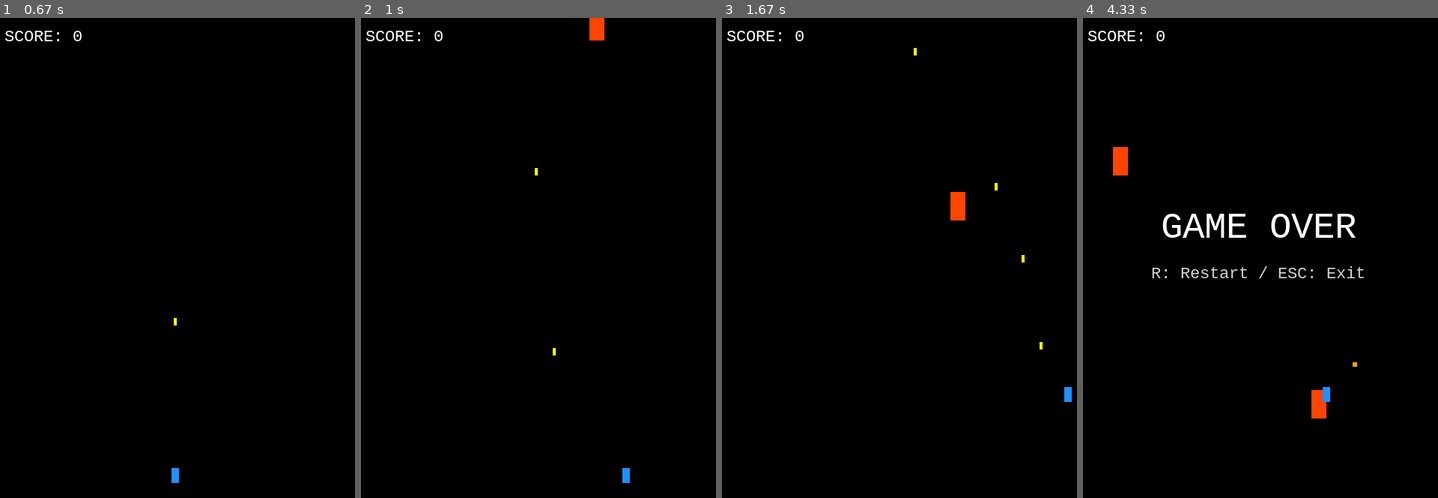
Above: before the commit, frames 1-4 (left to right).
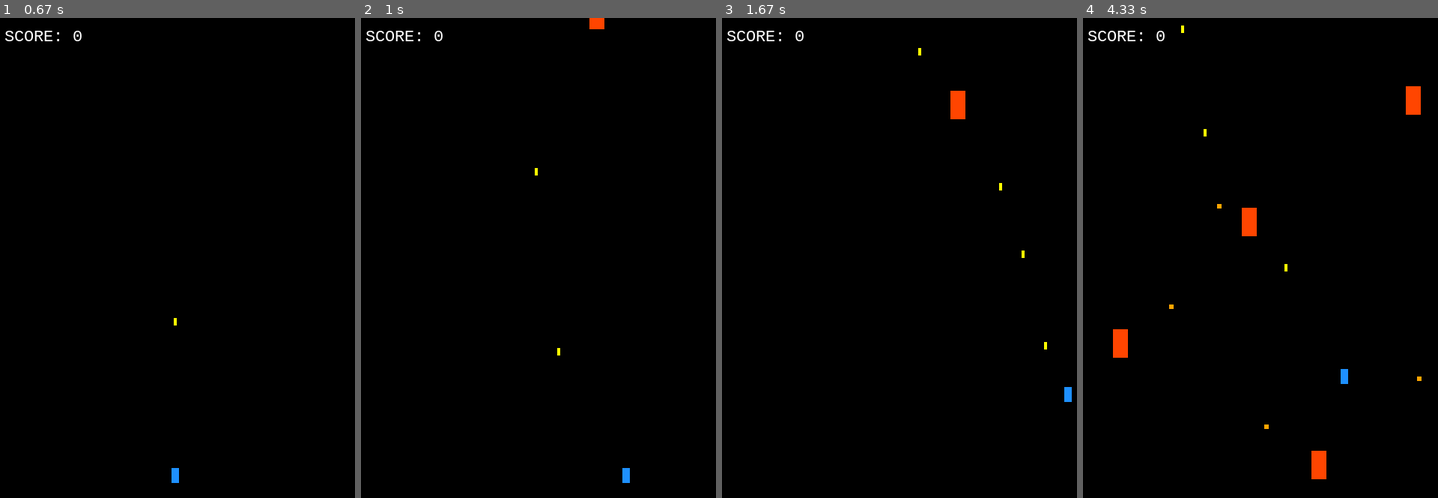
Above: after the commit, the same moments.

Repository: Ryuki0530/oneDayOneCode
Game: pygame game, started from 2025/10/20251013_pygame_dodge_rain/main.py
The game is run twice, just before and just after one commit, with the same random seed, the same clock (stepped at 60 frames per second) and the same inputs.
Inputs:
- Up to frame 1 (0.67 s): tap Space at 0.33 s
- Up to frame 2 (1 s): hold Right from 0.67 s (still down); tap Space at 0.73 s
- Up to frame 3 (1.67 s): tap Space at 1.03, 1.23, 1.57 s; release Right at 1.13 s; hold Up 1.17-1.47 s; hold Right from 1.5 s (still down)
- Up to frame 4 (4.33 s): tap Space at 1.87, 2.07, 2.37, 2.63, 2.97, 3.27, 3.4, 3.8, 4.1 s; release Right at 1.97 s; hold Left 2-2.53 s; hold Down 2.57-2.87 s; hold Left 2.9-3.3 s; hold Up 3.33-3.7 s; hold Right from 3.73 s (still down)

Frame 1 is identical in both runs. In frame 2, 0.1% of the frame differs, in the area x 54-69%, y 2-71%; in frame 3, 0.6%; in frame 4, 3.1%, in the area x 8-96%, y 1-97%.

Commit message:
連射機能

Diff:
--- a/2025/10/20251013_pygame_dodge_rain/main.py
+++ b/2025/10/20251013_pygame_dodge_rain/main.py
@@ -7,12 +7,14 @@
 FPS = 60
 PLAYER_SIZE = (10, 20)
 ENEMY_SIZE = (20, 38)
-START_SPEED = 6
+START_SPEED = 3
 MAX_SPEED = 12
 START_SPAWN_DELAY = 900
 MIN_SPAWN_DELAY = 240
 DIFFICULTY_STEP = 0.02
 FONT_NAME = "consolas"
+ENEMY_BULLET_SPEED = 2
+PLAYER_SHOT_LATE = 6  # FPS
 
 
 class Player:
@@ -23,6 +25,7 @@
             HEIGHT - PLAYER_SIZE[1] - 20,
             *PLAYER_SIZE,
         )
+        self.next_can_shoot_frames = PLAYER_SHOT_LATE
 
     def update(self, dt, keys):
         # 横移動: ←/→ または A/D
@@ -38,9 +41,13 @@
         # 画面内に制限
         self.rect.x = max(0, min(self.rect.x, WIDTH - self.rect.width))
         self.rect.y = max(0, min(self.rect.y, HEIGHT - self.rect.height))
+        self.next_can_shoot_frames -= 1
 
     def shoot(self):
         # プレイヤーの上方向に弾を出す
+        if self.next_can_shoot_frames > 0:
+            return None
+        self.next_can_shoot_frames = PLAYER_SHOT_LATE
         return BulletFromPlayer(self.rect.centerx - 2, self.rect.top)
 
     def draw(self, surface):
@@ -62,7 +69,7 @@
         return self.rect.bottom < 0
 
 class BulletFromEnemy:
-    def __init__(self, x, y, target_x, target_y, speed=3):
+    def __init__(self, x, y, target_x, target_y, speed=ENEMY_BULLET_SPEED):
         self.rect = pygame.Rect(x - 3, y - 3, 6, 6)
         dx = target_x - x
         dy = target_y - y
@@ -137,15 +144,20 @@
                     return score, False
                 if state == "GAME_OVER" and event.key == pygame.K_r:
                     return score, True
-                if event.key == pygame.K_SPACE and state == "PLAYING":
-                    bullets.append(player.shoot())
+                # (スペース押しっぱなしの処理はここでは行わない)
 
         screen.fill(pygame.Color("black"))
 
         if state == "PLAYING":
             player.update(dt, keys)
 
-            # プレイヤー弾 update / draw / collisions
+            # スペースを押しっぱなしでの射撃（プレイヤーのフレーム毎のクールダウン管理を使う）
+            if keys[pygame.K_SPACE]:
+                b = player.shoot()
+                if b:
+                    bullets.append(b)
+
+             # プレイヤー弾 update / draw / collisions
             for bullet in bullets[:]:
                 bullet.update(dt)
                 bullet.draw(screen)
